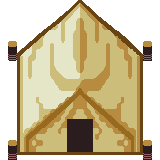
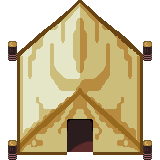
Revision of a layered w=160, h=160 image; what changed, layer by layer:
painted on "stakes" over [8, 41, 152, 160]
painted on "tent" over [20, 116, 140, 155]
